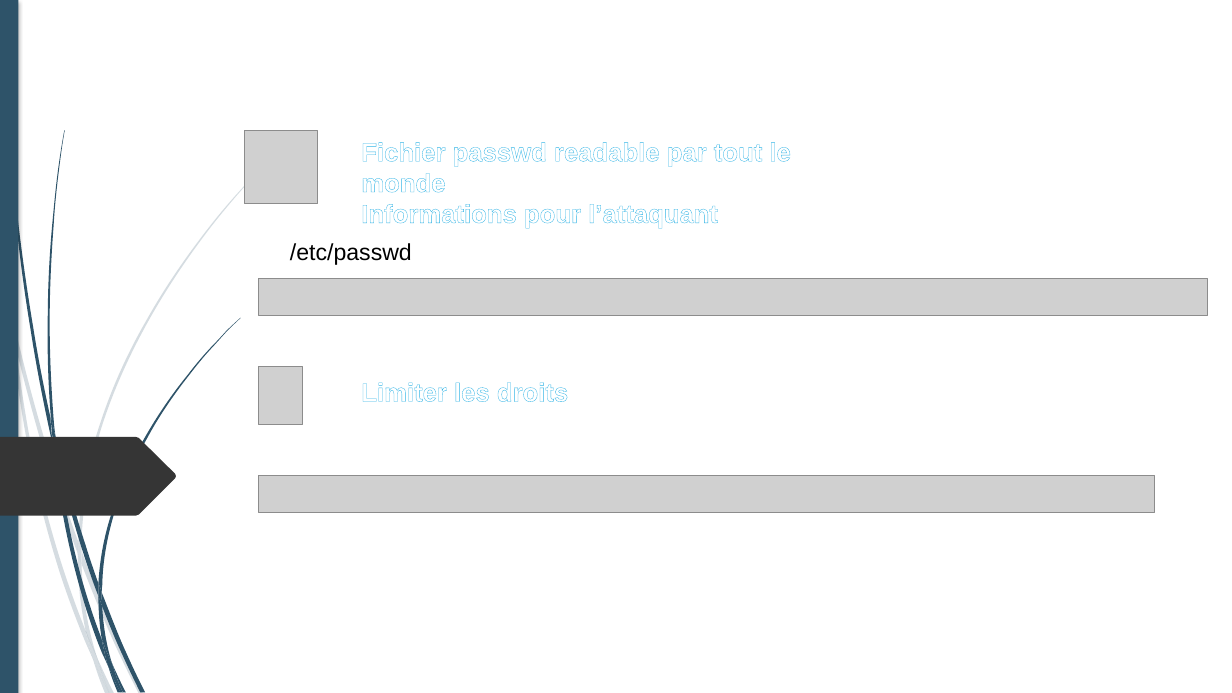
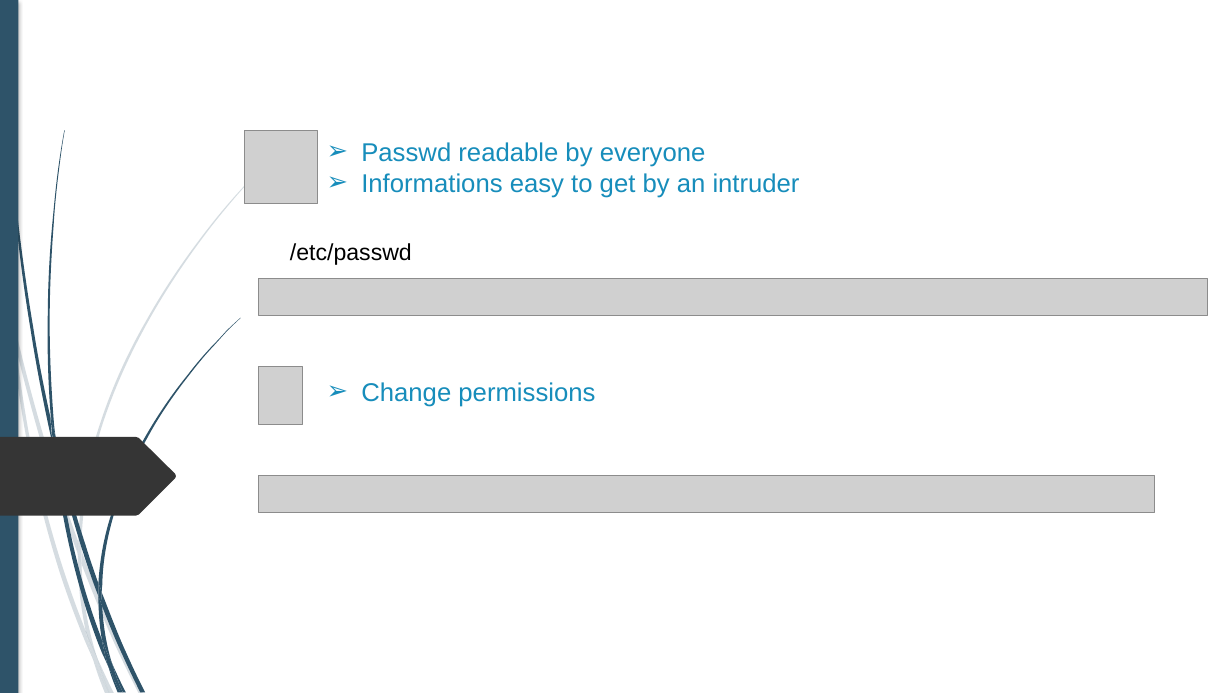
Before and after one commit to alexandreAubois/Secu_linux, a slide deck: slide 18 of Projet-Linux.pptx (slide 17 before the commit). Drawn at 1232x693 pixels with LibreOffice and Linux fonts; fonts in the diff are those of the drawing; grey boxes stand for pictures; background and template pictures are left out. Boxes give left, top, right and bottom in pixels: in the first picture for what was removed or moved away, otherwise in the second. Text is boxed around its words. In the diff, an @@ line names an element or a change of style, - is before the commit and + after.

```diff
--- a/Projet-Linux.pptx
+++ b/Projet-Linux.pptx
@@ text at <box>361,142,800,198</box>: text changed; text colour #FFFFFF to #178DBB; bold off @@
-➢ Fichier passwd readable par tout le monde
-➢ Informations pour l’attaquant
+➢ Passwd readable by everyone
+➢ Informations easy to get by an intruder
@@ text at <box>361,382,595,407</box>: text changed; text colour #FFFFFF to #178DBB; bold off @@
-➢ Limiter les droits
+➢ Change permissions
```
Also in this commit, not shown: 4 other slides changed, 10 slides added.
